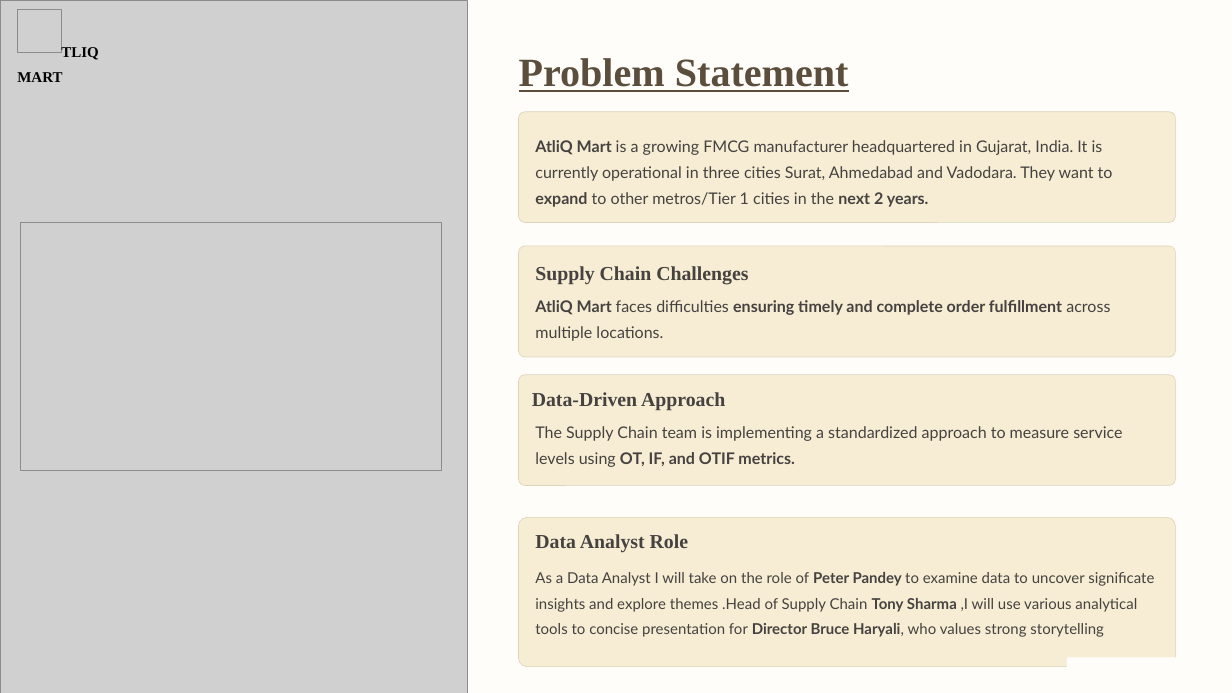
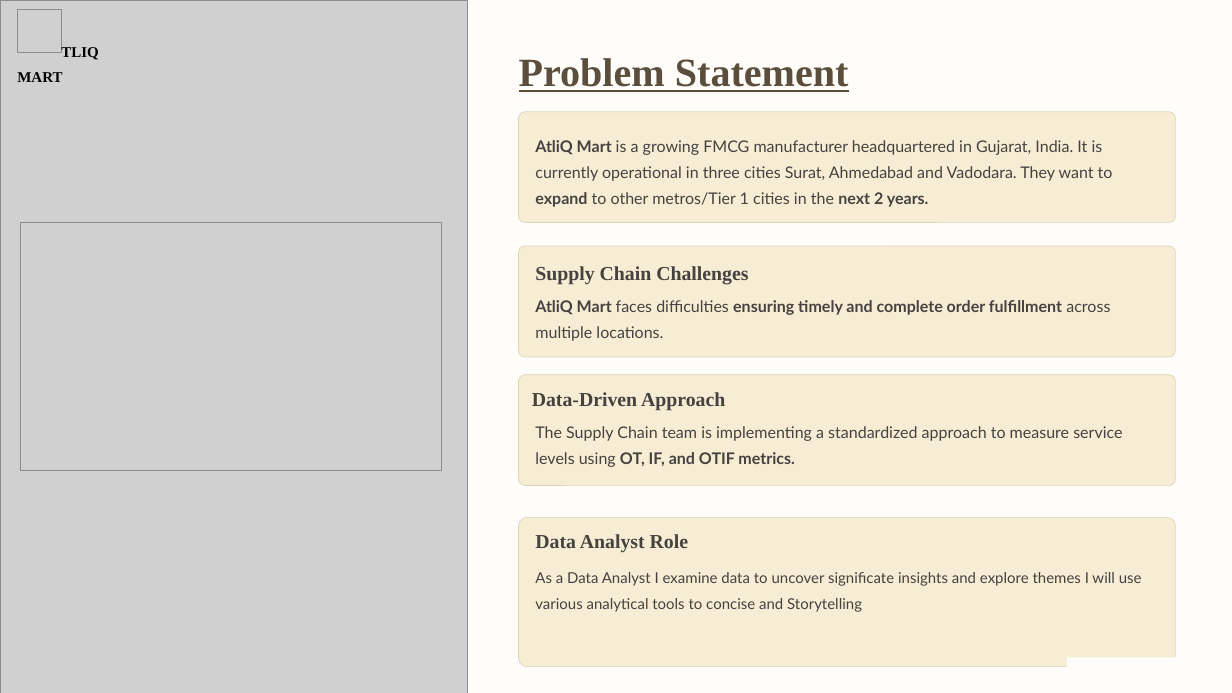
Before and after one commit to VAKGK/SUPPLY-CHAIN-IN-FMCG, a slide deck: slide 5 of Presentation/PPT Presentation/FMCG_PPT.pptx (slide 4 before the commit). Drawn at 1232x693 pixels with LibreOffice and Linux fonts; fonts in the diff are those of the drawing; grey boxes stand for pictures; background and template pictures are left out. Boxes give left, top, right and bottom in pixels: in the first picture for what was removed or moved away, otherwise in the second. Text is boxed around its words. In the diff, an @@ line names an element or a change of style, - is before the commit and + after.

```diff
--- a/Presentation/PPT Presentation/FMCG_PPT.pptx
+++ b/Presentation/PPT Presentation/FMCG_PPT.pptx
@@ text at <box>535,572,1142,612</box>: text changed @@
-As a Data Analyst I will take on the role of Peter Pandey to examine data to uncover significate insights and explore themes .Head of Supply Chain Tony Sharma ,I will use various analytical tools to concise presentation for Director Bruce Haryali, who values strong storytelling
+As a Data Analyst I examine data to uncover significate insights and explore themes I will use various analytical tools to concise and Storytelling
```
Also in this commit, not shown: 5 other slides changed, 2 slides added, 1 slide removed, 1 other file.
